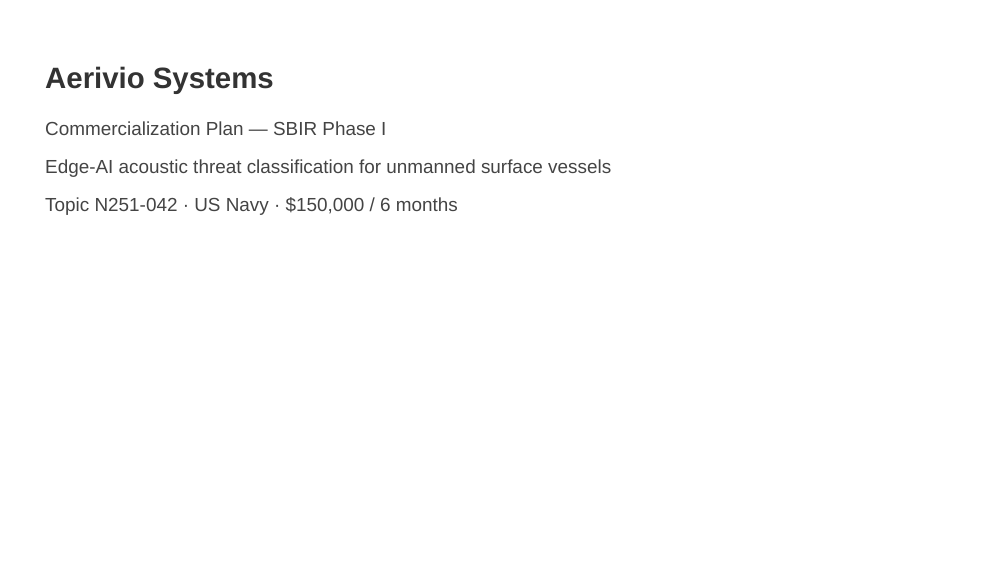
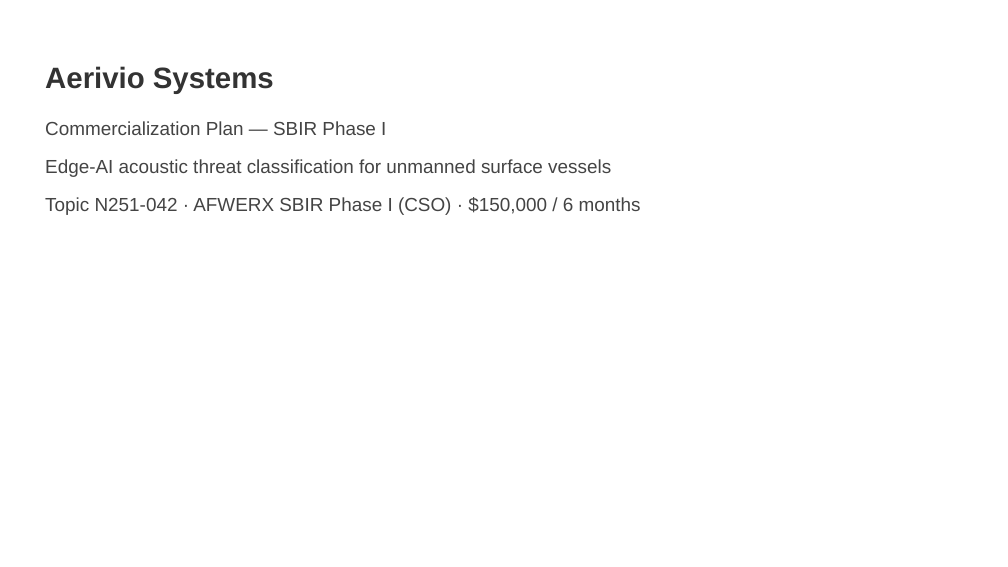
Before and after one commit to ubi-wagner/govwin, a slide deck: slide 1 of docs/sample-proposal/Aerivio_Commercialization.pptx. Drawn at 1008x567 pixels with LibreOffice and Linux fonts; fonts in the diff are those of the drawing. Boxes give left, top, right and bottom in pixels: in the first picture for what was removed or moved away, otherwise in the second. Text is boxed around its words. In the diff, an @@ line names an element or a change of style, - is before the commit and + after.

```diff
--- a/docs/sample-proposal/Aerivio_Commercialization.pptx
+++ b/docs/sample-proposal/Aerivio_Commercialization.pptx
@@ text at (45,197,641,215): text changed @@
-Topic N251-042 · US Navy · $150,000 / 6 months
+Topic N251-042 · AFWERX SBIR Phase I (CSO) · $150,000 / 6 months
```
Also in this commit, not shown: 2 other slides changed, 12 other files.
